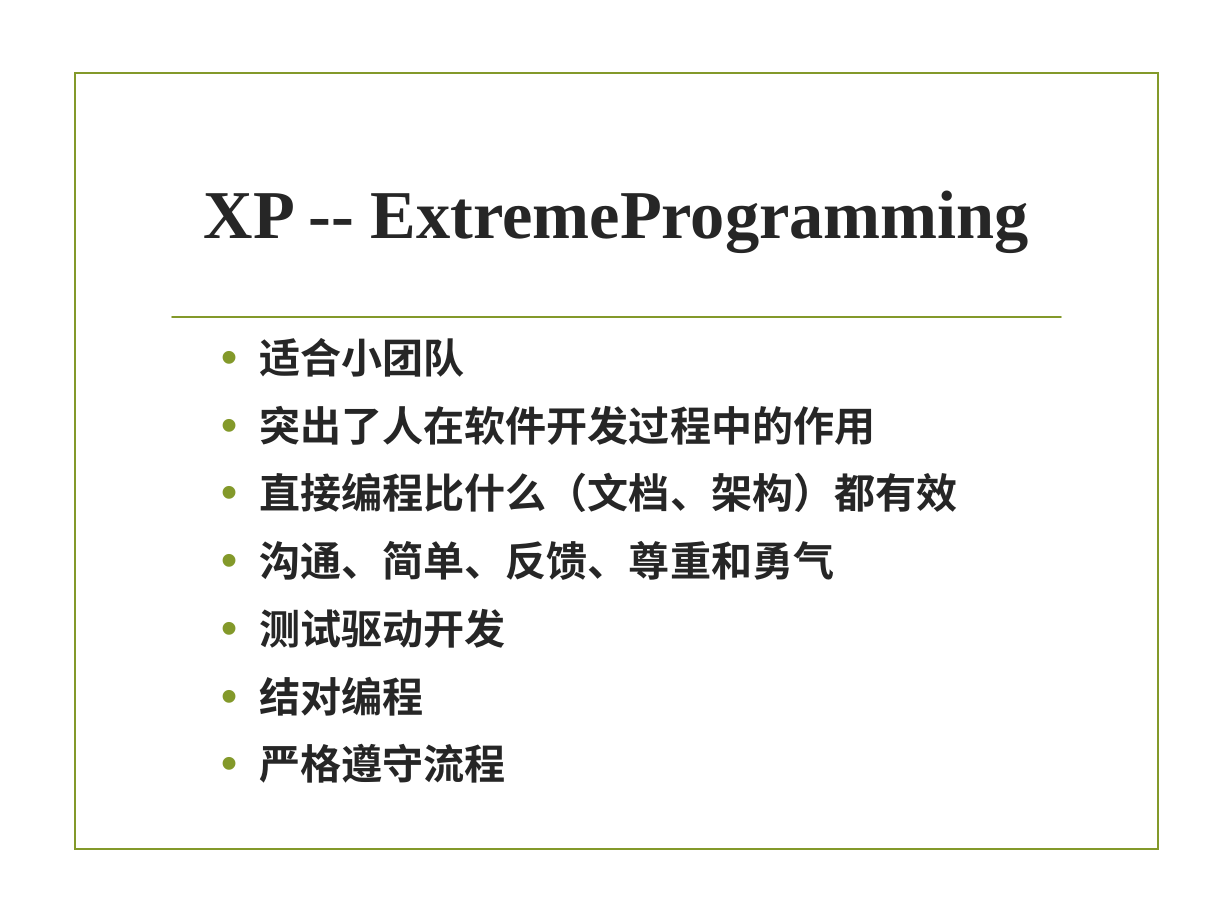
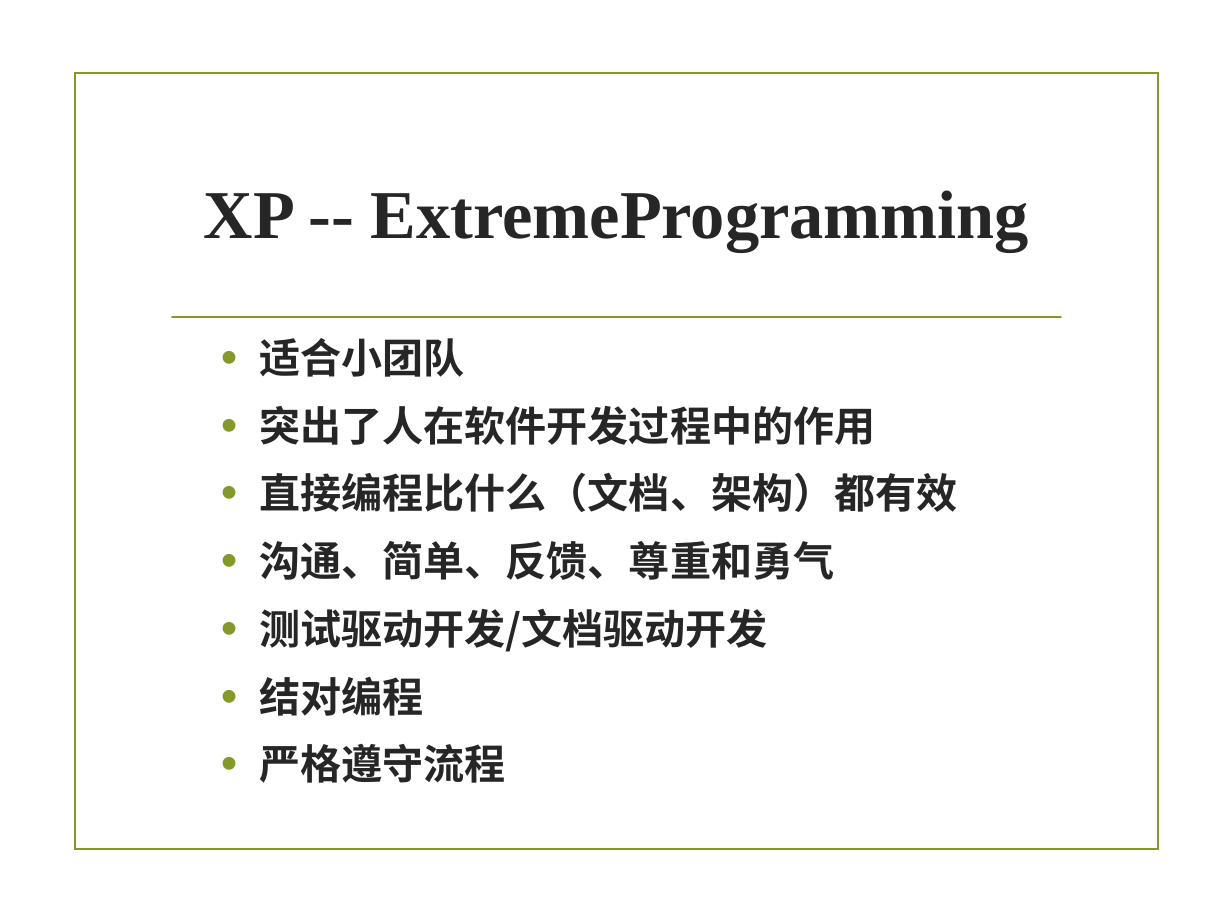
Before and after one commit to zuoshenghuang/curriculum, a slide deck: slide 35 of software/Ch_3_rules.pptx. Drawn at 1232x924 pixels with LibreOffice and Linux fonts; fonts in the diff are those of the drawing; background and template pictures are left out. Boxes give left, top, right and bottom in pixels: in the first picture for what was removed or moved away, otherwise in the second. Text is boxed around its words. In the diff, an @@ line names an element or a change of style, - is before the commit and + after.

```diff
--- a/software/Ch_3_rules.pptx
+++ b/software/Ch_3_rules.pptx
@@ text at <box>259,609,768,652</box>: text changed @@
-• 测试驱动开发
+• 测试驱动开发/文档驱动开发
```
Also in this commit, not shown: 7 other slides changed, 2 slides added, 2 slides removed, 5 other files.
